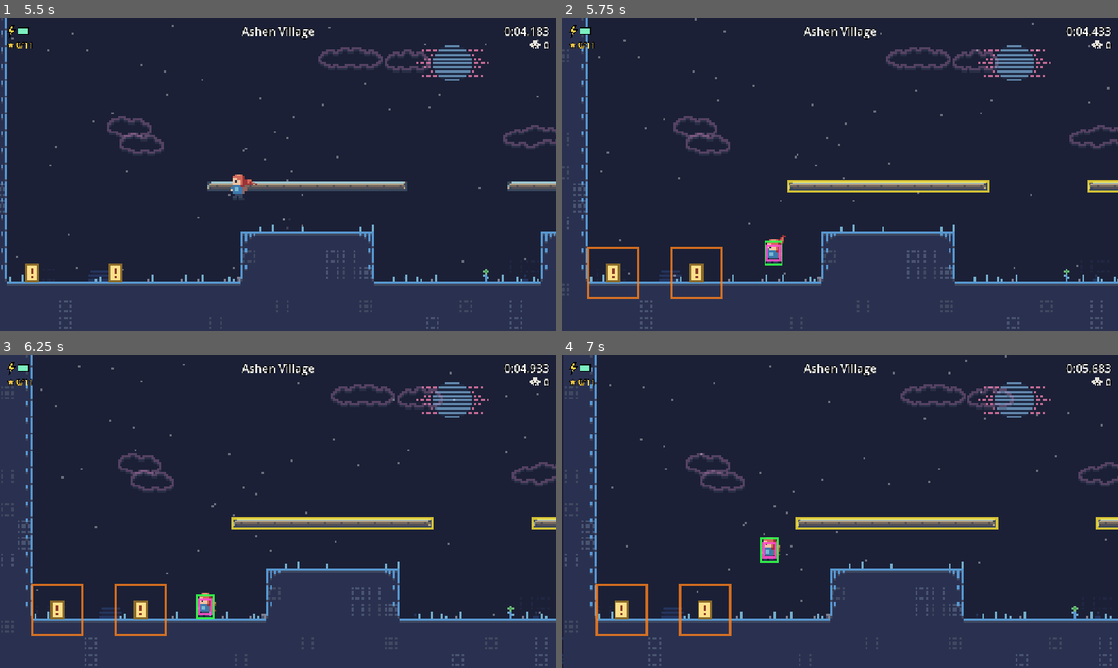
Above: before the commit, frames 1-4 (two rows, left to right).
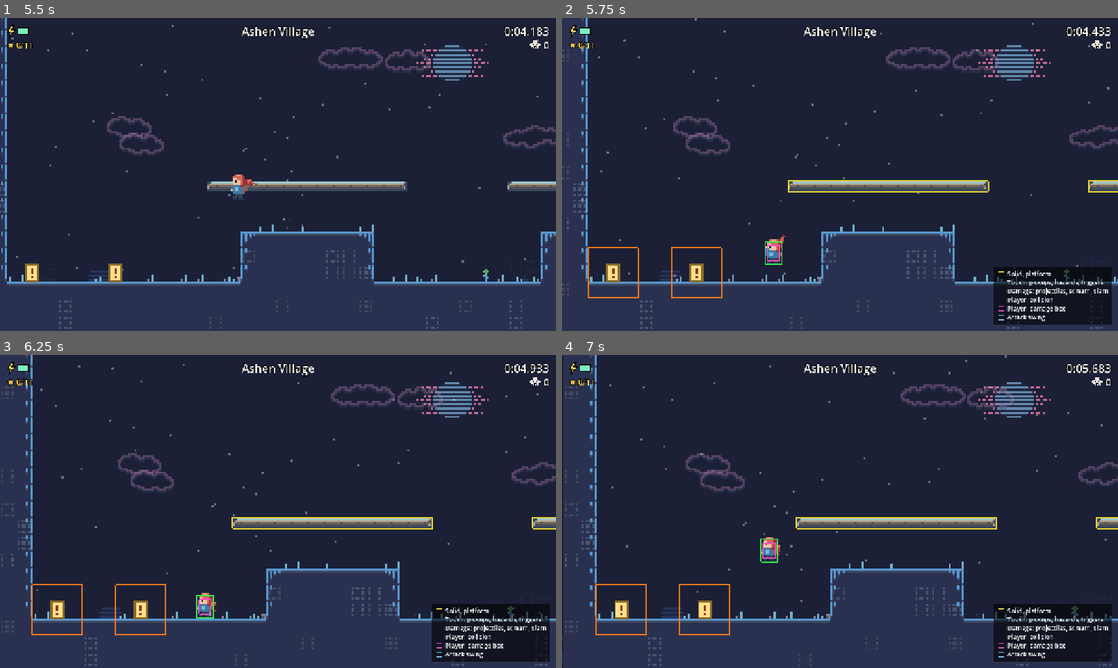
Above: after the commit, the same moments.

Repository: Viridjan/summit
Game: Godot game, scene res://main.tscn
Two runs of this game, one before a commit and one after it. Both use one fixed random seed, a clock stepped at 60 frames per second and the inputs below.
Inputs (mouse positions are in pixels of both pictures, inside the frame that each line leads up to):
- Up to frame 1 (5.5 s): click "Adventure" at 0.5 s; click "New Game" at 1.25 s; tap Enter (ui_accept) at 2 s; move the mouse to (400, 158) at 2.02 s; hold Right (right) 2.03-2.75 s; hold C (jump) 2.03-2.75 s; tap A (attack) at 2.1, 3.6 s; click (400, 158) at 2.17 s; drag from (166, 190) to (250, 237) at 2.77 s; move the mouse to (333, 105) at 3.52 s; hold Right (right) 3.53-4.25 s; hold C (jump) 3.53-4.25 s; drag from (250, 237) to (111, 127) at 4.27 s; move the mouse to (444, 221) at 5.02 s; hold Left (left) from 5.03 s (still down); hold Z (grab) from 5.03 s (still down); tap C (jump) at 5.27, 5.3 s
- Up to frame 2 (5.75 s): keep holding Left (left); keep holding Z (grab); tap C (jump) at 5.57 s; tap F2 (hitboxes) at 5.65 s
- Up to frame 3 (6.25 s): release Left (left) at 5.75 s; release Z (grab) at 5.75 s; drag from (111, 464) to (194, 433) at 5.77 s
- Up to frame 4 (7 s): move the mouse to (867, 511) at 6.52 s; hold Down (down) from 6.53 s (still down); hold C (jump) from 6.53 s (still down); tap Shift at 6.6 s; click (867, 511) at 6.67 s

Frame 1 is identical in both runs. In frame 2, 4.4% of the frame differs, in the area x 4-100%, y 51-98%; in frame 3, 4.4%; in frame 4, 4.5%, in the area x 4-100%, y 3-98%.

Commit message:
Faster energy regen; thin hitbox lines with a legend
- Energy regenerates 6/s (was 3).
- Hitbox overlay lines are one screen pixel wide; a colour legend shows
  bottom right while the overlay is on. The attack arc is light blue so it
  no longer looks like a damage box.

Co-Authored-By: Claude Opus 5.5 <noreply@anthropic.com>

Diff:
--- a/scripts/adventure.gd
+++ b/scripts/adventure.gd
@@ -13,7 +13,7 @@
 # run.blocks counts the base as the first block (so 1 = just the base).
 const BASE_ENERGY := 50.0
 const ENERGY_PER_BLOCK := 100.0
-const ENERGY_REGEN := 3.0  # per second, only inside a partly spent block
+const ENERGY_REGEN := 6.0  # per second, only inside a partly spent block
 const WATER_DRAIN := 16.0  # per second while in water (1.6 every 0.1 s); no regeneration there
 
 # -> {"start": String, "rooms": {name: {"pos": Vector2i (tiles), "level": Dictionary}}}
--- a/scripts/world.gd
+++ b/scripts/world.gd
@@ -20,6 +20,16 @@
 	var screen: Node2D
 	func _draw() -> void:
 		screen._draw_background(self)
+
+# Hitbox overlay (F2) colours, also listed in its legend: [label, colour].
+const HITBOX_KEY := [
+	["Solid, platform", Color(1, 0.9, 0.2, 0.9)],
+	["Touch: pickups, hazards, triggers", Color(1, 0.5, 0.1, 0.9)],
+	["Damage: projectiles, scream, slam", Color(1, 0.15, 0.2, 0.9)],
+	["Player: collision", Color(0.2, 1, 0.3, 0.9)],
+	["Player: damage box", Color(1, 0.3, 0.8, 0.9)],
+	["Attack swing", Color(0.55, 0.8, 1, 0.9)],
+]
 
 # On-screen HUD: energy (top left), area name (top centre), timer and deaths (top right).
 class Hud extends Control:
@@ -77,6 +87,19 @@
 				var c: String = SKULL[row][col]
 				if c != " ":
 					draw_rect(Rect2(dx - 32 + col * 3, M + 36 + row * 3, 3, 3), Color.BLACK if c == "." else Color("e8e4dc"))
+		# bottom right: the hitbox overlay's legend, while it's on
+		if Game.settings.hitboxes:
+			var key: Array = w.HITBOX_KEY
+			var fs := 14
+			var widest := 0.0
+			for k in key:
+				widest = maxf(widest, font.get_string_size(k[0], HORIZONTAL_ALIGNMENT_LEFT, -1, fs).x)
+			var box := Rect2(sz.x - M - widest - 40, sz.y - M - key.size() * 20 - 12, widest + 40, key.size() * 20 + 12)
+			draw_rect(box, Color(0, 0, 0, 0.6))
+			for i in key.size():
+				var ky := box.position.y + 8 + i * 20
+				draw_rect(Rect2(box.position.x + 10, ky + 3, 14, 10), key[i][1], false, 1.0)
+				draw_string(font, Vector2(box.position.x + 32, ky + 13), key[i][0], HORIZONTAL_ALIGNMENT_LEFT, -1, fs, Color.WHITE)
 
 var tile_layer: TileLayer
 var background: Background
@@ -737,20 +760,21 @@
 		_draw_hitboxes(cull)
 
 # Debug overlay (Options / F1 "Hitboxes"): the rects collision and touches actually use.
+# Thin lines (-1: one screen pixel at any zoom), colours from HITBOX_KEY.
 func _draw_hitboxes(cull: Rect2i) -> void:
 	for e in ents:
 		if not e.vis_rect().intersects(cull):
 			continue
 		if e.solid or e.jumpthru:  # what the player collides with
 			if e.collidable:
-				draw_rect(Rect2(e.rect), Color(1, 0.9, 0.2, 0.8), false, 1.0)
+				draw_rect(Rect2(e.rect), HITBOX_KEY[0][1], false, -1.0)
 		elif e.touch_rect().has_area():  # what the player touches: pickups, hazards, triggers
-			draw_rect(Rect2(e.touch_rect()), Color(1, 0.5, 0.1, 0.8) if e.collidable else Color(1, 0.5, 0.1, 0.3), false, 1.0)
+			draw_rect(Rect2(e.touch_rect()), HITBOX_KEY[1][1] if e.collidable else Color(HITBOX_KEY[1][1], 0.3), false, -1.0)
 	for e in ents:  # what hurts besides the bodies: projectiles, puddles, the Ape's stones, scream and slam
 		for b in e.damage_boxes():
-			draw_rect(Rect2(b), Color(1, 0.15, 0.2, 0.9), false, 1.0)
-	draw_rect(Rect2(player.hitbox()), Color(0.2, 1, 0.3, 0.9), false, 1.0)
-	draw_rect(Rect2(player.damage_rect()), Color(1, 0.3, 0.8, 0.9), false, 1.0)  # what hazards test against
+			draw_rect(Rect2(b), HITBOX_KEY[2][1], false, -1.0)
+	draw_rect(Rect2(player.hitbox()), HITBOX_KEY[3][1], false, -1.0)
+	draw_rect(Rect2(player.damage_rect()), HITBOX_KEY[4][1], false, -1.0)  # what hazards test against
 	if player.attacking():
 		var c: Vector2 = player.center()
 		var half := deg_to_rad(player.ATTACK_ARC) / 2.0
@@ -758,7 +782,7 @@
 		for i in 13:
 			pts.append(c + Vector2.from_angle(player.attack_dir.angle() - half + 2.0 * half * i / 12.0) * player.ATTACK_RANGE)
 		pts.append(c)
-		draw_polyline(pts, Color(1, 0.2, 0.2, 0.9), 1.0)
+		draw_polyline(pts, HITBOX_KEY[5][1], -1.0)
 
 # ---------------- menus ----------------
 func _clear_overlay() -> void:
--- a/tests/test_runner.gd
+++ b/tests/test_runner.gd
@@ -1271,12 +1271,12 @@
 	check(run.blocks == 1 and run.energy == 50.0 and Adventure.energy_max(run) == 50.0, "a run starts with the base: 50 energy")
 	check(Adventure.spend_energy(run, 10) and run.energy == 40.0, "spending takes energy")
 	Adventure.regen_energy(run, 1.0)
-	check(is_equal_approx(run.energy, 43.0), "energy regenerates 3 per second (%s)" % run.energy)
+	check(is_equal_approx(run.energy, 46.0), "energy regenerates 6 per second (%s)" % run.energy)
 	Adventure.regen_energy(run, 10.0)
 	check(run.energy == 50.0, "regeneration stops at the top of the base")
 	run.energy = 0.0
 	Adventure.regen_energy(run, 2.0)
-	check(is_equal_approx(run.energy, 6.0), "the base always regenerates, even from 0 (%s)" % run.energy)
+	check(is_equal_approx(run.energy, 12.0), "the base always regenerates, even from 0 (%s)" % run.energy)
 	Adventure.regen_energy(run, 100.0)
 	check(not Adventure.spend_energy(run, 80) and run.energy == 50.0, "can't spend more than you have")
 	Adventure.add_energy_block(run)
@@ -1319,7 +1319,7 @@
 	var y0: float = p().pos.y
 	p().tap = {"jump": true}
 	step(4)
-	check(absf(after_jump - 45.0) < 0.2 and p().on_ground and p().pos.y == y0, "a jump costs 5 energy; with less than 5 there's no jump (%s)" % after_jump)
+	check(absf(after_jump - 45.0) < 0.3 and p().on_ground and p().pos.y == y0, "a jump costs 5 energy; with less than 5 there's no jump (%s)" % after_jump)
 	Game.adv.energy = 100.0
 
 	# HUD energy bars: one per block, filled by its share of the energy
--- a/worlds/story/c1_lake_cave.json
+++ b/worlds/story/c1_lake_cave.json
@@ -1,8 +1,86 @@
 {
+	"entities": [
+		{
+			"entrance": true,
+			"t": "spawn",
+			"x": 8.0,
+			"y": 144.0
+		},
+		{
+			"entrance": true,
+			"t": "spawn",
+			"x": 576.0,
+			"y": 96.0
+		},
+		{
+			"entrance": true,
+			"t": "spawn",
+			"x": 104.0,
+			"y": 144.0
+		},
+		{
+			"entrance": true,
+			"t": "spawn",
+			"x": 456.0,
+			"y": 144.0
+		},
+		{
+			"entrance": true,
+			"t": "spawn",
+			"x": 576.0,
+			"y": 144.0
+		},
+		{
+			"h": 16.0,
+			"t": "water",
+			"w": 208.0,
+			"x": 240.0,
+			"y": 152.0
+		},
+		{
+			"h": 16.0,
+			"t": "water",
+			"top": false,
+			"w": 32.0,
+			"x": 384.0,
+			"y": 168.0
+		},
+		{
+			"h": 32.0,
+			"t": "water",
+			"w": 40.0,
+			"x": 592.0,
+			"y": 152.0
+		},
+		{
+			"h": 8.0,
+			"t": "jumpthru",
+			"w": 40.0,
+			"x": 592.0,
+			"y": 176.0
+		},
+		{
+			"h": 8.0,
+			"t": "jumpthru",
+			"w": 40.0,
+			"x": 592.0,
+			"y": 152.0
+		},
+		{
+			"t": "spawn",
+			"x": 160.0,
+			"y": 144.0
+		},
+		{
+			"t": "note",
+			"text": "Dead end",
+			"x": 488.0,
+			"y": 40.0
+		}
+	],
+	"environment": "cavern_deep",
+	"h": 23,
 	"name": "Lake Cave",
-	"w": 80,
-	"h": 23,
-	"environment": "cavern_deep",
 	"tiles": [
 		"11111111111110000000000000011111111111111111111111111111111111111111111111111111",
 		"11111111111110000000000000011111111111111111111111111111111111111111111111111111",
@@ -17,10 +95,10 @@
 		"11111111100000000000000000000000000000000000000000000000000000000000000000000000",
 		"11111111100000000000000000000000000000000000000000000000000000000000000000000000",
 		"11111111100000000000000000000000000000000000000000000000000000000000000000000000",
-		"11111111100000000000000000000000000000000000000000000000000000000011111110000000",
-		"11111111100000000000000000000000000000000000000000000000000000000000000000000000",
-		"00000000000000000000000000000000000000000000000000000000000000000000000000000000",
-		"00000000000000000000000000000000000000000000000000000000000000000000000000000000",
+		"11111111100000000000000000000000000000000000000100000000000000000011111110000000",
+		"11111111100000000000000000000000000000000011000000000000000000000000000000000000",
+		"00000000000000000000000000000000000001100000000000000000000000000000000000000000",
+		"00000000000000000000000000000000110000000000000000000000000000000000000000000000",
 		"00000000000000000000000000000000000000000000000000000000000000000000000000000000",
 		"00000000000000000000000000000000000000000000000000000000000000000000000000000000",
 		"11111111111111111111111111111100000000000000000000000000111111111111111111000001",
@@ -28,83 +106,5 @@
 		"11111111111111111111111111111111111111111111111100001111111111111111111111000001",
 		"11111111111111111111111111111111111111111111111100001111111111111111111111000001"
 	],
-	"entities": [
-		{
-			"t": "spawn",
-			"x": 8,
-			"y": 144,
-			"entrance": true
-		},
-		{
-			"t": "spawn",
-			"x": 576,
-			"y": 96,
-			"entrance": true
-		},
-		{
-			"t": "spawn",
-			"x": 104,
-			"y": 144,
-			"entrance": true
-		},
-		{
-			"t": "spawn",
-			"x": 456,
-			"y": 144,
-			"entrance": true
-		},
-		{
-			"t": "spawn",
-			"x": 576,
-			"y": 144,
-			"entrance": true
-		},
-		{
-			"t": "water",
-			"x": 240,
-			"y": 152,
-			"w": 208,
-			"h": 16
-		},
-		{
-			"t": "water",
-			"x": 384,
-			"y": 168,
-			"w": 32,
-			"h": 16,
-			"top": false
-		},
-		{
-			"t": "water",
-			"x": 592,
-			"y": 152,
-			"w": 40,
-			"h": 32
-		},
-		{
-			"t": "jumpthru",
-			"x": 592,
-			"y": 176,
-			"w": 40,
-			"h": 8
-		},
-		{
-			"t": "jumpthru",
-			"x": 592,
-			"y": 152,
-			"w": 40,
-			"h": 8
-		},
-		{
-			"t": "spawn",
-			"x": 160,
-			"y": 144
-		},
-		{
-			"t": "note",
-			"x": 488,
-			"y": 40,
-			"text": "Dead end"
-		}
-	]
+	"w": 80
 }
Not shown, changed: gdd.txt
Not shown, changed: TODO.md
Not shown, changed: docs/STORY_DESIGN.md
